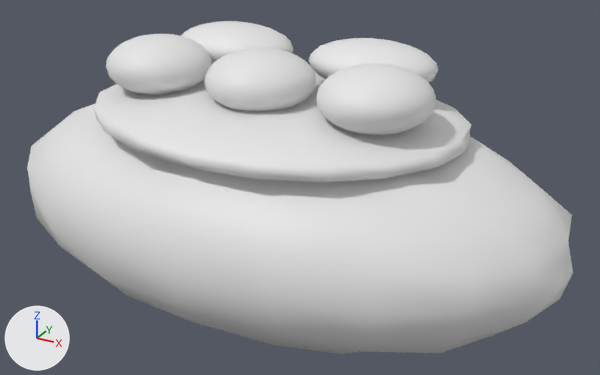
The glTF model models/catch_breads/bread_shrimp_avocado.glb as it was, and as the next commit left it.
Before and after are seen from a 50 mm camera at (0.605, -1.022, 0.547) aimed at (0.035, 0.013, 0.03). Lighting does not change. The marker at lower left points along +X, +Y and +Z. The first picture is the older version. Where no turn or scale is listed for an object, it has been applied to the vertices.

Names of what the first picture shows: 'えび', 'えび.001', 'えび.002', 'ふっくらした生地.011', 'アボカド', 'アボカド.001', '具材を載せるくぼみ.008'.
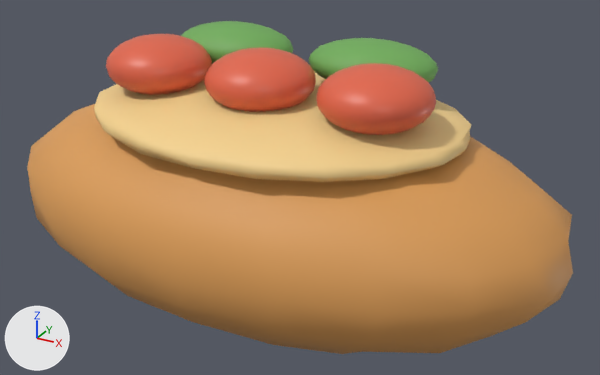
Boxes (x1, y1, x2, y2) around the edits, measured in the pictures (600 x 375 px):
```json
{"object": "ふっくらした生地.011", "change": "recoloured", "before": [27, 104, 573, 354], "after": [27, 104, 573, 354], "on screen": "white to orange"}
{"object": "具材を載せるくぼみ.008", "change": "recoloured", "before": [94, 72, 471, 182], "after": [94, 72, 471, 182], "on screen": "white to beige"}
{"object": "えび.002", "change": "recoloured", "before": [316, 63, 436, 135], "after": [316, 63, 436, 135], "on screen": "white to red"}
{"object": "えび.001", "change": "recoloured", "before": [204, 48, 316, 112], "after": [204, 48, 316, 112], "on screen": "white to red"}
{"object": "えび", "change": "recoloured", "before": [106, 34, 212, 95], "after": [106, 34, 212, 95], "on screen": "white to red"}
{"object": "アボカド.001", "change": "recoloured", "before": [308, 38, 438, 82], "after": [308, 38, 438, 82], "on screen": "white to green"}
{"object": "アボカド", "change": "recoloured", "before": [181, 21, 294, 64], "after": [181, 21, 294, 64], "on screen": "white to green"}
```

The change, as JSON lines over the scene's bpy script:
```json
{"op": "set", "path": "mat_焼きたての山吹色.base_color", "old": "(0.8, 0.8, 0.8)", "new": "(0.72, 0.34, 0.095)", "note": "white #e7e7e7 -> orange #dd9e57"}
{"op": "set", "path": "mat_薄焼きの生地.base_color", "old": "(0.8, 0.8, 0.8)", "new": "(0.92, 0.65, 0.27)", "note": "white #e7e7e7 -> beige #f6d38e"}
{"op": "set", "path": "mat_トマト_ジャム.base_color", "old": "(0.8, 0.8, 0.8)", "new": "(0.77, 0.13, 0.065)", "note": "white #e7e7e7 -> red #e36548"}
{"op": "set", "path": "mat_青菜_ハーブ.base_color", "old": "(0.8, 0.8, 0.8)", "new": "(0.16, 0.42, 0.1)", "note": "white #e7e7e7 -> green #6fad59"}
```
